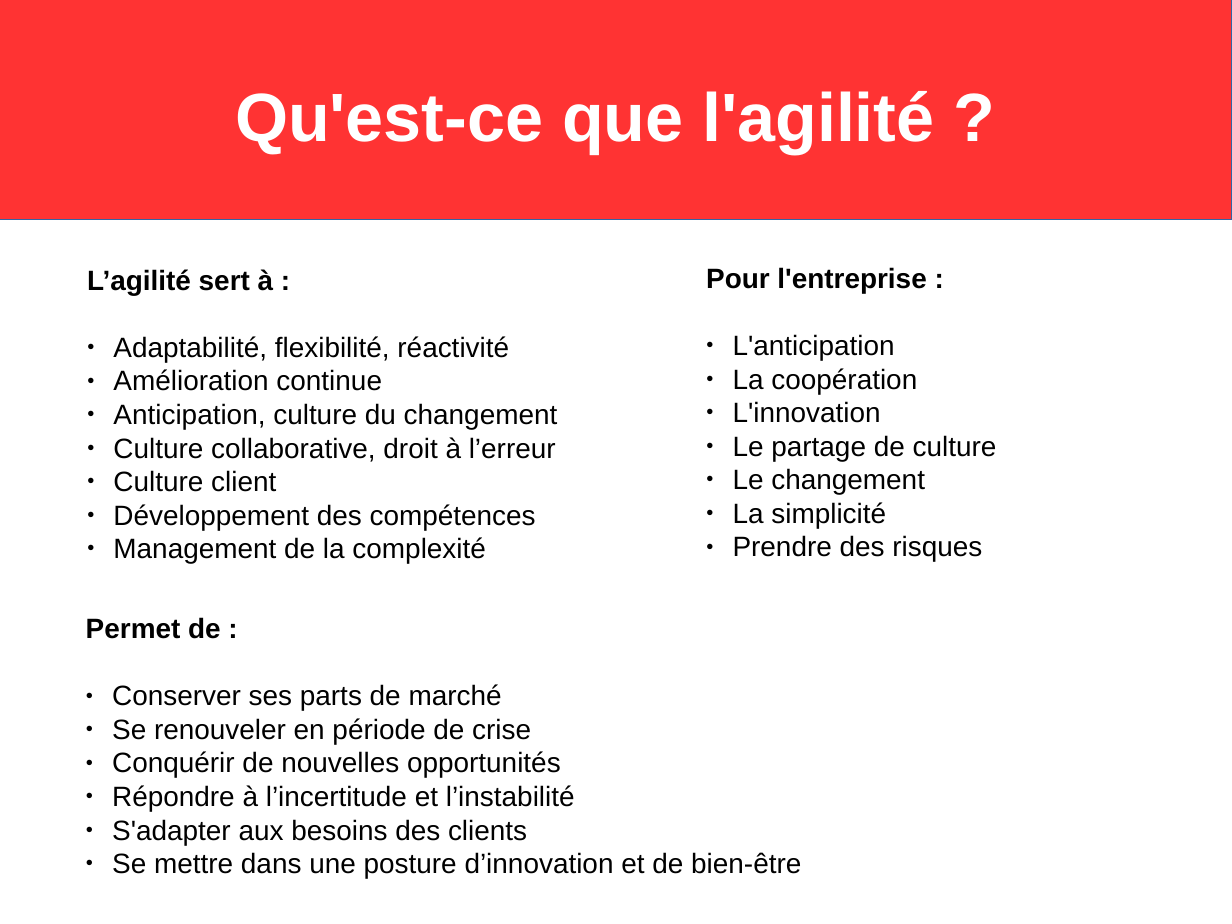
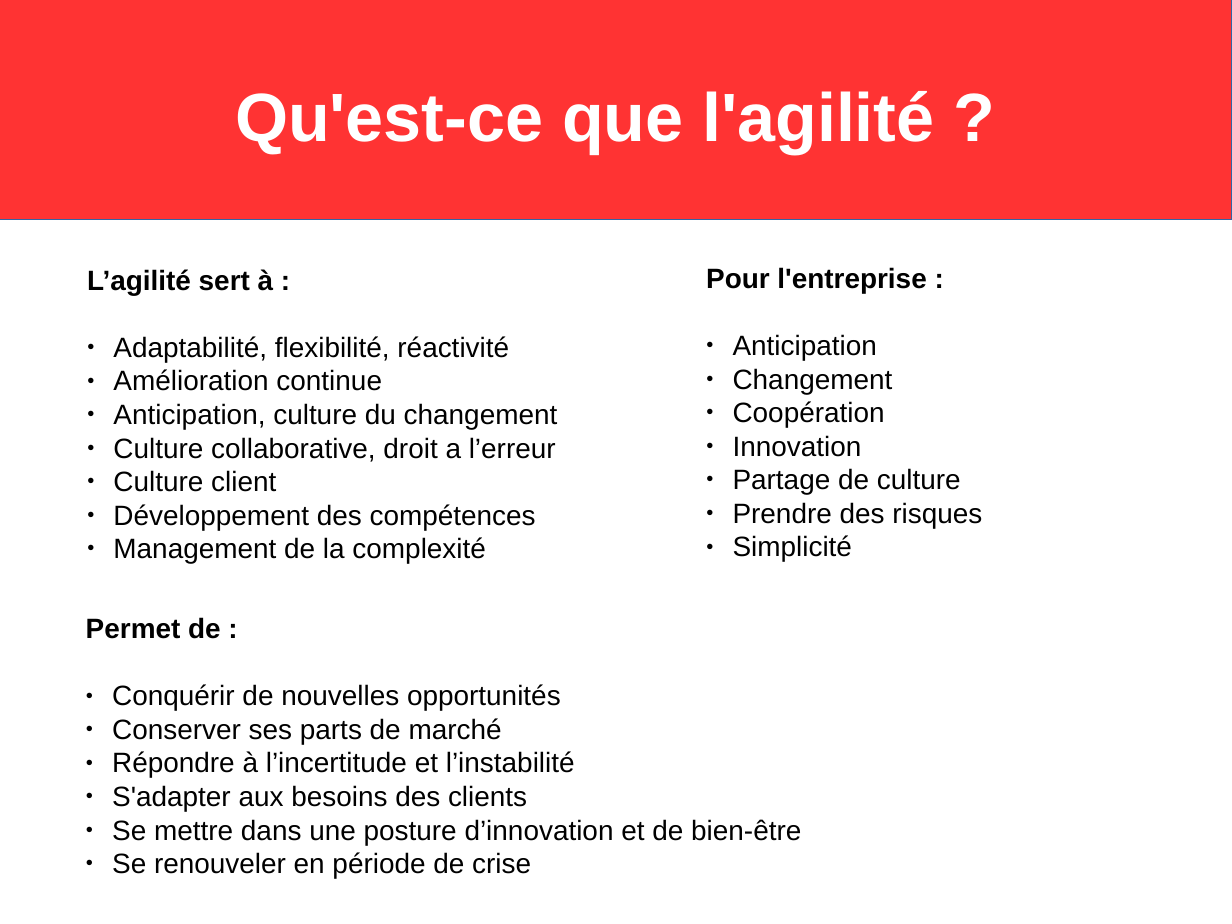
Before and after one commit to psykocatisgod/iesa2016-a3-mobile-tano, a slide deck: slide 1 of report/target/agile.odp. Drawn at 1232x924 pixels with LibreOffice and Linux fonts; fonts in the diff are those of the drawing. Boxes give left, top, right and bottom in pixels: in the first picture for what was removed or moved away, otherwise in the second. Text is boxed around its words. In the diff, an @@ line names an element or a change of style, - is before the commit and + after.

```diff
--- a/report/target/agile.odp
+++ b/report/target/agile.odp
@@ text at (733, 334, 961, 495): text changed @@
-● L'anticipation
-● La coopération
-● L'innovation
-● Le partage de culture
-● Le changement
-● La simplicité
+● Anticipation
+● Changement
+● Coopération
+● Innovation
+● Partage de culture
@@ text at (113, 437, 556, 462): text changed @@
-● Culture collaborative, droit à l’erreur
+● Culture collaborative, droit a l’erreur
@@ text at (733, 535, 852, 562): paragraph added @@
+● Simplicité
@@ text at (112, 684, 561, 711): paragraph added @@
+● Conquérir de nouvelles opportunités
@@ text at (112, 718, 561, 778): paragraphs removed @@
-● Se renouveler en période de crise
-● Conquérir de nouvelles opportunités
@@ text at (112, 852, 531, 878): paragraph added @@
+● Se renouveler en période de crise
```
Also in this commit, not shown: 1 slide added, 1 other file.
